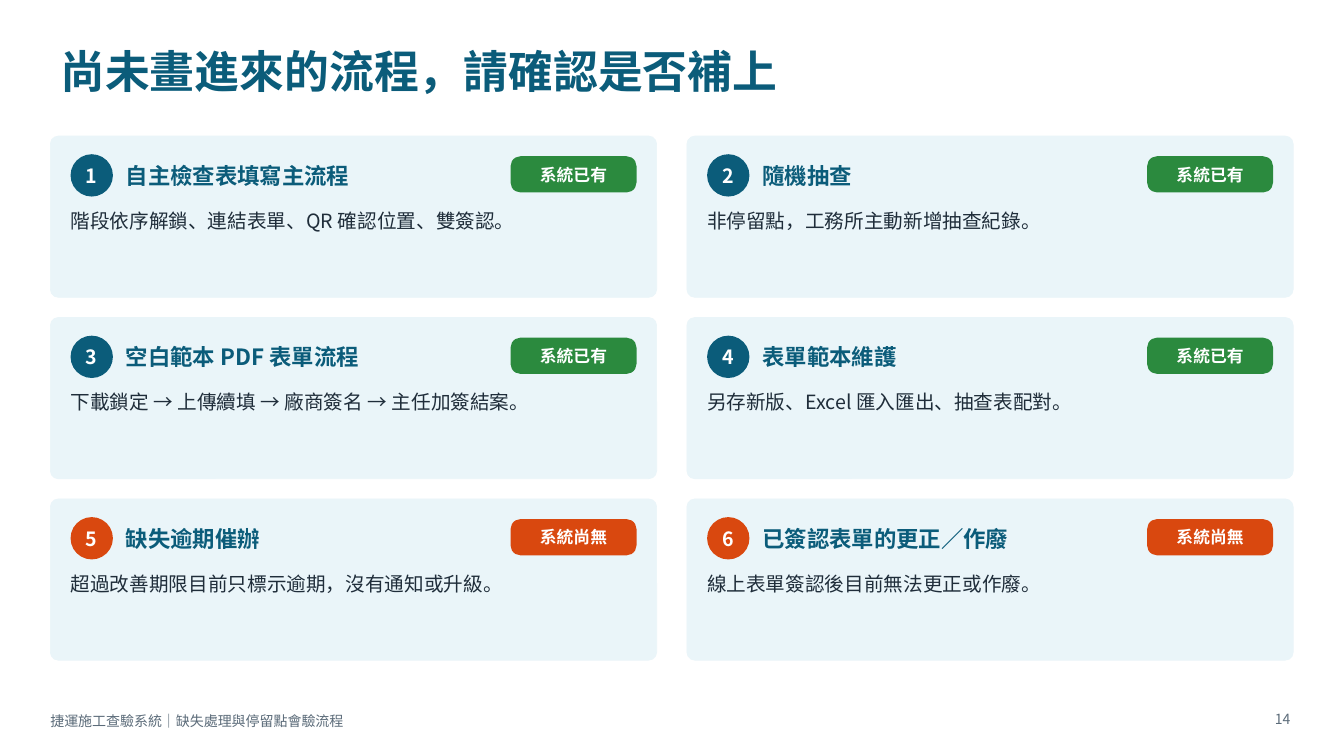
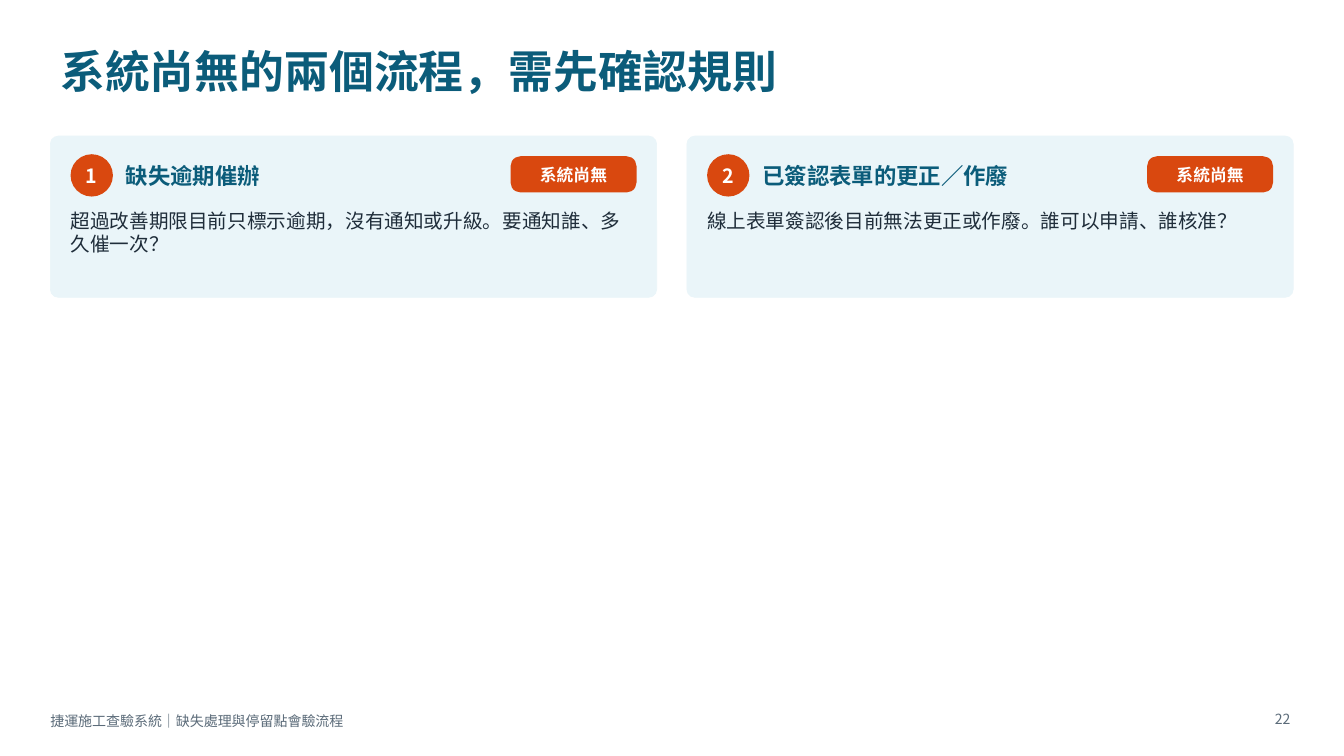
Before and after one commit to brianchou7310/MRT-Construction-QMS, a slide deck: slide 22 of 捷運施工查驗系統_缺失與停留點流程說明.pptx (slide 14 before the commit). Drawn at 1344x756 pixels with LibreOffice and Linux fonts; fonts in the diff are those of the drawing. Boxes give left, top, right and bottom in pixels: in the first picture for what was removed or moved away, otherwise in the second. Text is boxed around its words. In the diff, an @@ line names an element or a change of style, - is before the commit and + after.

```diff
--- a/捷運施工查驗系統_缺失與停留點流程說明.pptx
+++ b/捷運施工查驗系統_缺失與停留點流程說明.pptx
@@ title at [60, 50, 777, 94]: text changed @@
-尚未畫進來的流程，請確認是否補上
+系統尚無的兩個流程，需先確認規則
@@ ellipse "1" at [71, 154, 113, 197]: fill #0B5C7A to #D9480F @@
@@ text at [126, 165, 260, 186]: text changed @@
-自主檢查表填寫主流程
+缺失逾期催辦
@@ rounded rectangle "系統尚無" at [511, 156, 637, 193]: fill #2B8A3E to #D9480F @@
@@ text in rounded rectangle at [540, 167, 607, 183]: text changed @@
-系統已有
+系統尚無
@@ ellipse "2" at [707, 154, 749, 197]: fill #0B5C7A to #D9480F @@
@@ text at [763, 165, 1009, 186]: text changed @@
-隨機抽查
+已簽認表單的更正／作廢
@@ rounded rectangle "系統尚無" at [1147, 156, 1273, 193]: fill #2B8A3E to #D9480F @@
@@ text in rounded rectangle at [1176, 167, 1243, 183]: text changed @@
-系統已有
+系統尚無
@@ text at [71, 211, 621, 253]: text changed @@
-階段依序解鎖、連結表單、QR 確認位置、雙簽認。
+超過改善期限目前只標示逾期，沒有通知或升級。要通知誰、多久催一次？
@@ text at [707, 211, 1237, 230]: text changed @@
-非停留點，工務所主動新增抽查紀錄。
+線上表單簽認後目前無法更正或作廢。誰可以申請、誰核准？
@@ rounded rectangle removed at [50, 318, 656, 479] @@
@@ rounded rectangle removed at [688, 318, 1294, 479] @@
@@ ellipse removed at [71, 336, 113, 378] @@
-3
@@ text removed at [126, 346, 358, 367] @@
-空白範本 PDF 表單流程
@@ rounded rectangle removed at [511, 338, 637, 374] @@
-系統已有
@@ ellipse removed at [707, 336, 749, 378] @@
-4
@@ text removed at [763, 346, 897, 367] @@
-表單範本維護
@@ rounded rectangle removed at [1147, 338, 1273, 374] @@
-系統已有
@@ text removed at [71, 392, 529, 411] @@
-下載鎖定 → 上傳續填 → 廠商簽名 → 主任加簽結案。
@@ text removed at [707, 392, 1072, 411] @@
-另存新版、Excel 匯入匯出、抽查表配對。
@@ rounded rectangle removed at [50, 499, 656, 660] @@
@@ rounded rectangle removed at [688, 499, 1294, 660] @@
@@ ellipse removed at [71, 517, 113, 560] @@
-5
@@ text removed at [126, 528, 260, 549] @@
-缺失逾期催辦
@@ rounded rectangle removed at [511, 519, 637, 556] @@
-系統尚無
@@ ellipse removed at [707, 517, 749, 560] @@
-6
@@ text removed at [763, 528, 1009, 549] @@
-已簽認表單的更正／作廢
@@ rounded rectangle removed at [1147, 519, 1273, 556] @@
-系統尚無
@@ text removed at [71, 574, 503, 593] @@
-超過改善期限目前只標示逾期，沒有通知或升級。
@@ text removed at [707, 574, 1041, 593] @@
-線上表單簽認後目前無法更正或作廢。
@@ page number at [1275, 713, 1291, 724]: text changed @@
-14
+22
```
Also in this commit, not shown: 8 slides added, 1 other file.
